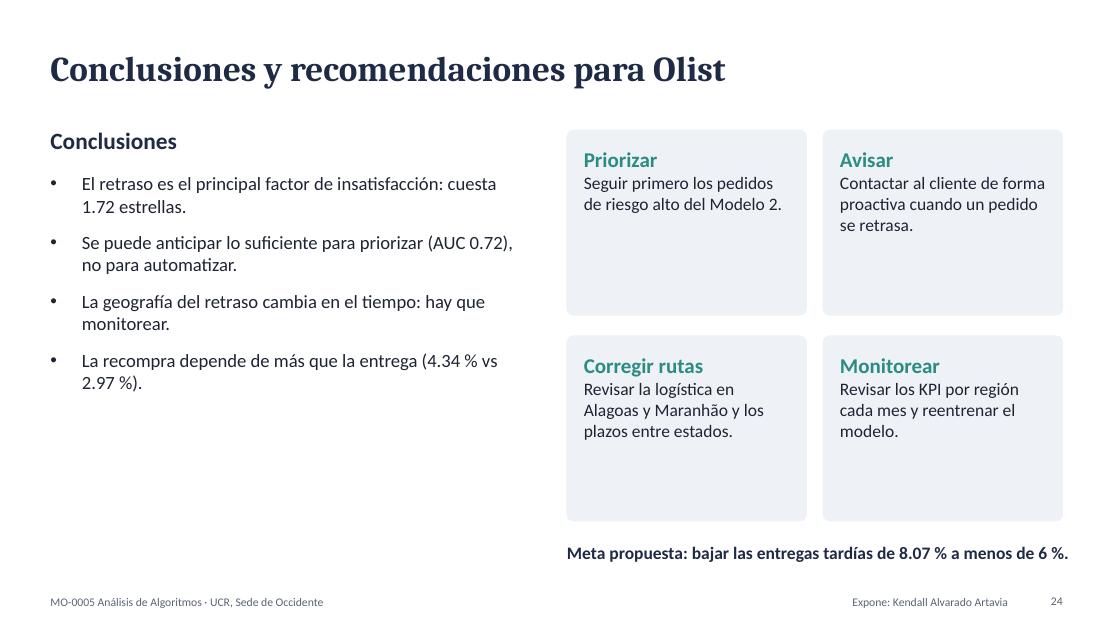
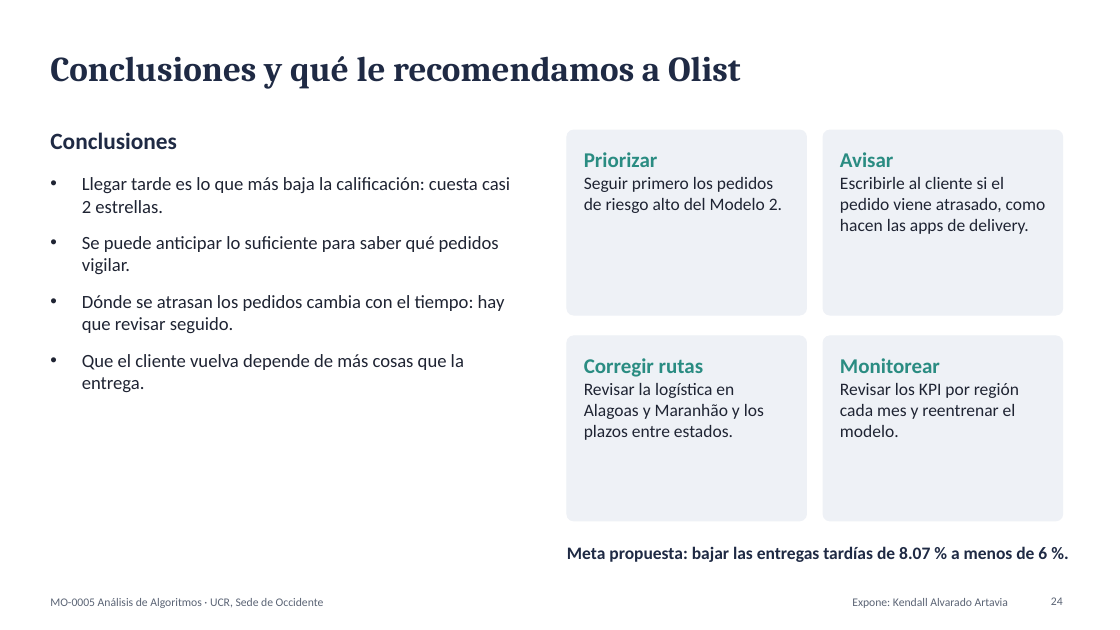
Before and after one commit to FerretoDev/mo0005-ecommerce-ml, a slide deck: slide 24 of presentacion/presentacion.pptx. Drawn at 1120x630 pixels with LibreOffice and Linux fonts; fonts in the diff are those of the drawing. Boxes give left, top, right and bottom in pixels: in the first picture for what was removed or moved away, otherwise in the second. Text is boxed around its words. In the diff, an @@ line names an element or a change of style, - is before the commit and + after.

```diff
--- a/presentacion/presentacion.pptx
+++ b/presentacion/presentacion.pptx
@@ title at [50,56,741,88]: text changed @@
-Conclusiones y recomendaciones para Olist
+Conclusiones y qué le recomendamos a Olist
@@ text at [82,177,510,392]: text changed @@
-• El retraso es el principal factor de insatisfacción: cuesta 1.72 estrellas.
-• Se puede anticipar lo suficiente para priorizar (AUC 0.72), no para automatizar.
-• La geografía del retraso cambia en el tiempo: hay que monitorear.
-• La recompra depende de más que la entrega (4.34 % vs 2.97 %).
+• Llegar tarde es lo que más baja la calificación: cuesta casi 2 estrellas.
+• Se puede anticipar lo suficiente para saber qué pedidos vigilar.
+• Dónde se atrasan los pedidos cambia con el tiempo: hay que revisar seguido.
+• Que el cliente vuelva depende de más cosas que la entrega.
@@ text at [840,177,1046,234]: text changed @@
-Contactar al cliente de forma proactiva cuando un pedido se retrasa.
+Escribirle al cliente si el pedido viene atrasado, como hacen las apps de delivery.
```
Also in this commit, not shown: 21 other slides changed, 1 slide added, 1 slide removed, 2 other files.
